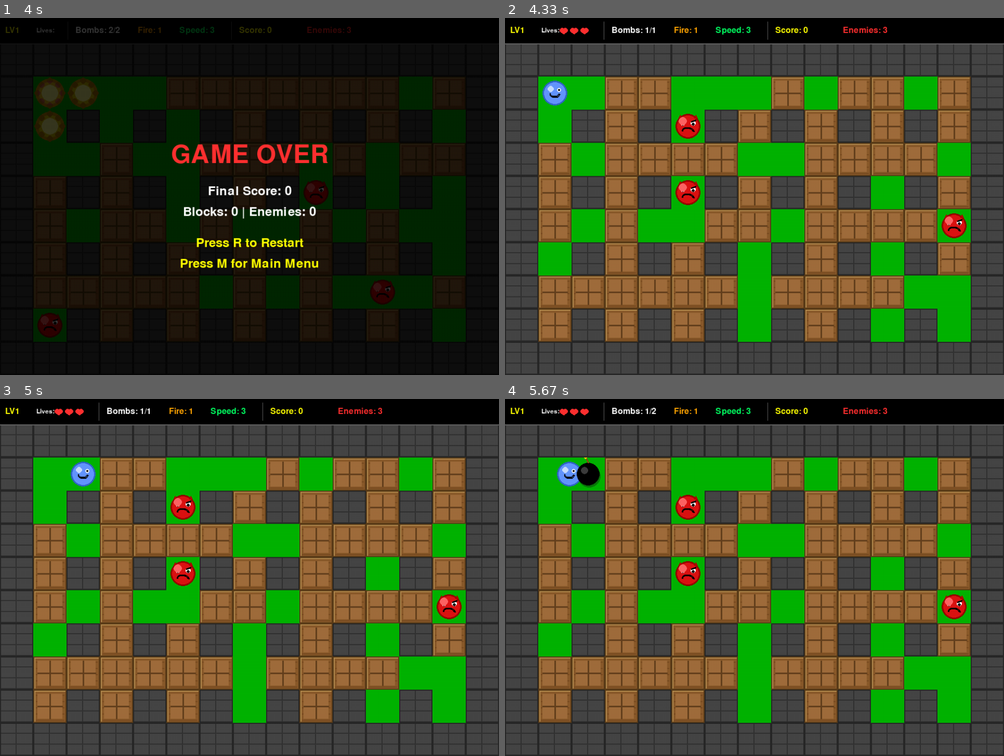
Above: before the commit, frames 1-4 (two rows, left to right).
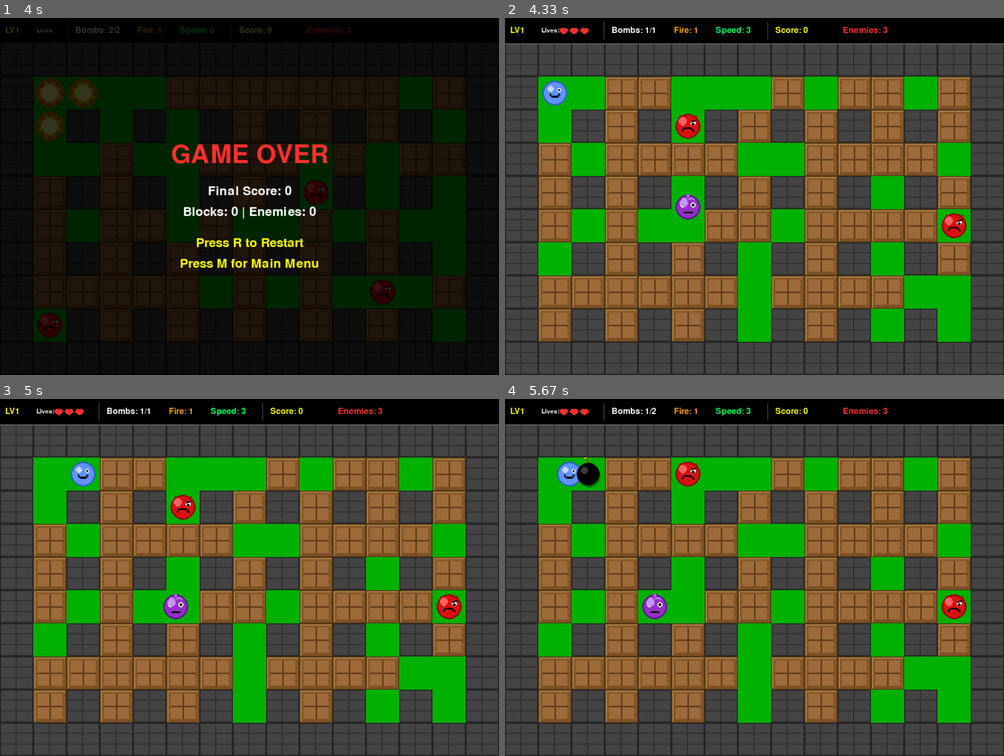
Above: after the commit, the same moments.

Repository: csorbakristof/learning_ai
Game: pygame game, started from PyGameDevTest1/main.py
Same seed, same stepped clock (60 frames per second), same inputs: the game is played once before the commit and once after it.
Inputs:
- Up to frame 1 (4 s): tap Enter at 0.33 s; tap Space at 0.67 s; hold Up 1-1.47 s; hold Right 1.5-1.97 s; hold Left 2-2.53 s; hold Down 2.57-2.87 s; tap B at 3.33 s
- Up to frame 2 (4.33 s): tap R at 4.07 s
- Up to frame 3 (5 s): hold Right from 4.4 s (still down)
- Up to frame 4 (5.67 s): release Right at 5.03 s; hold Down 5.07-5.43 s; tap Space at 5.13, 5.53 s; tap B at 5.22 s; hold Left from 5.47 s (still down)

Frame 1 is identical in both runs. In frame 2, 0.5% of the frame differs, in the area x 34-40%, y 45-57%; in frame 3, 0.6%; in frame 4, 1.1%, in the area x 27-40%, y 17-62%.

Commit message:
Faster and smarter enemies added.

Diff:
--- a/PyGameDevTest1/assets.py
+++ b/PyGameDevTest1/assets.py
@@ -203,6 +203,80 @@
     return surface
 
 
+def create_fast_enemy_sprite():
+    """Create fast enemy sprite image (orange/yellow)"""
+    surface = pygame.Surface((TILE_SIZE, TILE_SIZE), pygame.SRCALPHA)
+
+    center = TILE_SIZE // 2
+
+    # Orange/yellow body (circular)
+    pygame.draw.circle(surface, (255, 165, 0), (center, center), TILE_SIZE // 2 - 8)
+
+    # Darker outline
+    pygame.draw.circle(surface, (200, 100, 0), (center, center), TILE_SIZE // 2 - 8, 3)
+
+    # Wild eyes (wider apart)
+    eye_y = center - 5
+    # White of eyes
+    pygame.draw.circle(surface, WHITE, (center - 12, eye_y), 6)
+    pygame.draw.circle(surface, WHITE, (center + 12, eye_y), 6)
+    # Large pupils (excited look)
+    pygame.draw.circle(surface, BLACK, (center - 12, eye_y), 4)
+    pygame.draw.circle(surface, BLACK, (center + 12, eye_y), 4)
+
+    # Speed lines behind head (motion effect)
+    pygame.draw.line(surface, (255, 200, 0), (8, center - 8), (15, center - 10), 2)
+    pygame.draw.line(surface, (255, 200, 0), (8, center), (15, center), 2)
+    pygame.draw.line(surface, (255, 200, 0), (8, center + 8), (15, center + 10), 2)
+
+    # Excited mouth (open)
+    pygame.draw.circle(surface, BLACK, (center, center + 8), 6)
+    pygame.draw.circle(surface, (200, 50, 50), (center, center + 10), 4)
+
+    # Highlight
+    pygame.draw.circle(surface, (255, 220, 100), (center - 8, center - 8), 8)
+
+    return surface
+
+
+def create_smart_enemy_sprite():
+    """Create smart enemy sprite image (purple)"""
+    surface = pygame.Surface((TILE_SIZE, TILE_SIZE), pygame.SRCALPHA)
+
+    center = TILE_SIZE // 2
+
+    # Purple body (circular)
+    pygame.draw.circle(surface, (150, 50, 200), (center, center), TILE_SIZE // 2 - 8)
+
+    # Darker outline
+    pygame.draw.circle(surface, (100, 20, 150), (center, center), TILE_SIZE // 2 - 8, 3)
+
+    # Intelligent eyes (focused)
+    eye_y = center - 4
+    # White of eyes
+    pygame.draw.circle(surface, WHITE, (center - 10, eye_y), 5)
+    pygame.draw.circle(surface, WHITE, (center + 10, eye_y), 5)
+    # Sharp pupils
+    pygame.draw.circle(surface, BLACK, (center - 10, eye_y), 3)
+    pygame.draw.circle(surface, BLACK, (center + 10, eye_y), 3)
+
+    # Thinking expression (straight mouth)
+    pygame.draw.line(surface, BLACK, (center - 8, center + 10), (center + 8, center + 10), 3)
+
+    # Brain pattern on forehead (wavy lines)
+    pygame.draw.arc(surface, (200, 150, 255), (center - 12, center - 18, 10, 8), 0, 3.14, 2)
+    pygame.draw.arc(surface, (200, 150, 255), (center + 2, center - 18, 10, 8), 0, 3.14, 2)
+
+    # Antenna/thinking symbol
+    pygame.draw.circle(surface, (200, 100, 255), (center, center - 22), 3)
+    pygame.draw.line(surface, (180, 80, 220), (center, center - 19), (center, center - 14), 2)
+
+    # Highlight
+    pygame.draw.circle(surface, (200, 150, 255), (center - 8, center - 8), 8)
+
+    return surface
+
+
 def create_powerup_bomb_sprite():
     """Create Bomb Up power-up sprite"""
     surface = pygame.Surface((TILE_SIZE, TILE_SIZE), pygame.SRCALPHA)
@@ -294,6 +368,8 @@
         self.bomb_frames = [create_bomb_sprite(i / 10) for i in range(11)]  # 11 frames
         self.explosion = create_explosion_sprite()
         self.enemy = create_enemy_sprite()
+        self.fast_enemy = create_fast_enemy_sprite()
+        self.smart_enemy = create_smart_enemy_sprite()
         self.powerup_bomb = create_powerup_bomb_sprite()
         self.powerup_fire = create_powerup_fire_sprite()
         self.powerup_speed = create_powerup_speed_sprite()
--- a/PyGameDevTest1/main.py
+++ b/PyGameDevTest1/main.py
@@ -5,7 +5,7 @@
 import pygame
 import random
 from config import *
-from sprites import Wall, SoftBlock, Player, Bomb, Explosion, Enemy, PowerUp
+from sprites import Wall, SoftBlock, Player, Bomb, Explosion, Enemy, FastEnemy, SmartEnemy, PowerUp
 from ui import Menu, InstructionsScreen, PauseMenu, LevelTransitionScreen, draw_hud, draw_game_over_screen, draw_victory_screen
 from levels import get_level, get_total_levels, is_final_level
 
@@ -172,7 +172,19 @@
 
         # Spawn enemy if position is valid
         if not is_blocked:
-            enemy = Enemy(x, y, walls_group, soft_blocks_group, bombs_group, speed_multiplier)
+            # Randomly choose enemy type based on probability
+            enemy_type = random.random()
+
+            if enemy_type < 0.5:
+                # 50% chance: Normal enemy
+                enemy = Enemy(x, y, walls_group, soft_blocks_group, bombs_group, speed_multiplier)
+            elif enemy_type < 0.75:
+                # 25% chance: Fast enemy
+                enemy = FastEnemy(x, y, walls_group, soft_blocks_group, bombs_group)
+            else:
+                # 25% chance: Smart enemy
+                enemy = SmartEnemy(x, y, walls_group, soft_blocks_group, bombs_group, player)
+
             enemies_group.add(enemy)
             spawned += 1
 
--- a/PyGameDevTest1/sprites.py
+++ b/PyGameDevTest1/sprites.py
@@ -335,3 +335,78 @@
                     return True
 
         return False
+
+
+class FastEnemy(Enemy):
+    """Fast enemy that moves quickly and changes direction more frequently"""
+
+    def __init__(self, grid_x, grid_y, walls_group, soft_blocks_group, bombs_group):
+        # Initialize with 2x speed multiplier
+        super().__init__(grid_x, grid_y, walls_group, soft_blocks_group, bombs_group, speed_multiplier=2.0)
+
+        # Faster direction changes
+        self.direction_change_interval = 500  # Change direction every 0.5 seconds
+
+        # Load fast enemy sprite
+        sprite_cache = get_sprite_cache()
+        self.image = sprite_cache.fast_enemy.copy()
+
+
+class SmartEnemy(Enemy):
+    """Smart enemy that tracks the player and moves toward them"""
+
+    def __init__(self, grid_x, grid_y, walls_group, soft_blocks_group, bombs_group, player):
+        # Initialize with normal speed
+        super().__init__(grid_x, grid_y, walls_group, soft_blocks_group, bombs_group, speed_multiplier=1.2)
+
+        self.player = player
+        self.direction_change_interval = 800  # Update path every 0.8 seconds
+
+        # Load smart enemy sprite
+        sprite_cache = get_sprite_cache()
+        self.image = sprite_cache.smart_enemy.copy()
+
+    def choose_random_direction(self):
+        """Choose direction toward player (smart AI)"""
+        import random
+
+        # Calculate direction to player
+        dx_to_player = self.player.grid_x - self.grid_x
+        dy_to_player = self.player.grid_y - self.grid_y
+
+        # Prioritize directions toward player
+        directions = []
+
+        # Add horizontal direction if needed
+        if dx_to_player > 0:
+            directions.append((1, 0))  # Right
+        elif dx_to_player < 0:
+            directions.append((-1, 0))  # Left
+
+        # Add vertical direction if needed
+        if dy_to_player > 0:
+            directions.append((0, 1))  # Down
+        elif dy_to_player < 0:
+            directions.append((0, -1))  # Up
+
+        # Add other directions with lower priority
+        all_directions = [(0, -1), (0, 1), (-1, 0), (1, 0)]
+        for d in all_directions:
+            if d not in directions:
+                directions.append(d)
+
+        # Add stay as last option
+        directions.append((0, 0))
+
+        # Try directions in order of priority
+        for dx, dy in directions:
+            new_grid_x = self.grid_x + dx
+            new_grid_y = self.grid_y + dy
+
+            # Check if position is valid
+            if not self.is_position_blocked(new_grid_x, new_grid_y):
+                self.target_x = new_grid_x * TILE_SIZE
+                self.target_y = new_grid_y * TILE_SIZE + HEADER_HEIGHT
+                self.moving = True
+                self.current_direction = (dx, dy)
+                break
--- a/PyGameDevTest1/ui.py
+++ b/PyGameDevTest1/ui.py
@@ -91,6 +91,11 @@
             "",
             "OBJECTIVE:",
             "  Defeat all enemies to win!",
+            "",
+            "ENEMIES:",
+            "  Red - Normal speed, random movement",
+            "  Orange - Fast movement",
+            "  Purple - Smart, tracks player",
             "",
             "POWER-UPS:",
             "  [B] Bomb Up - Place more bombs",
